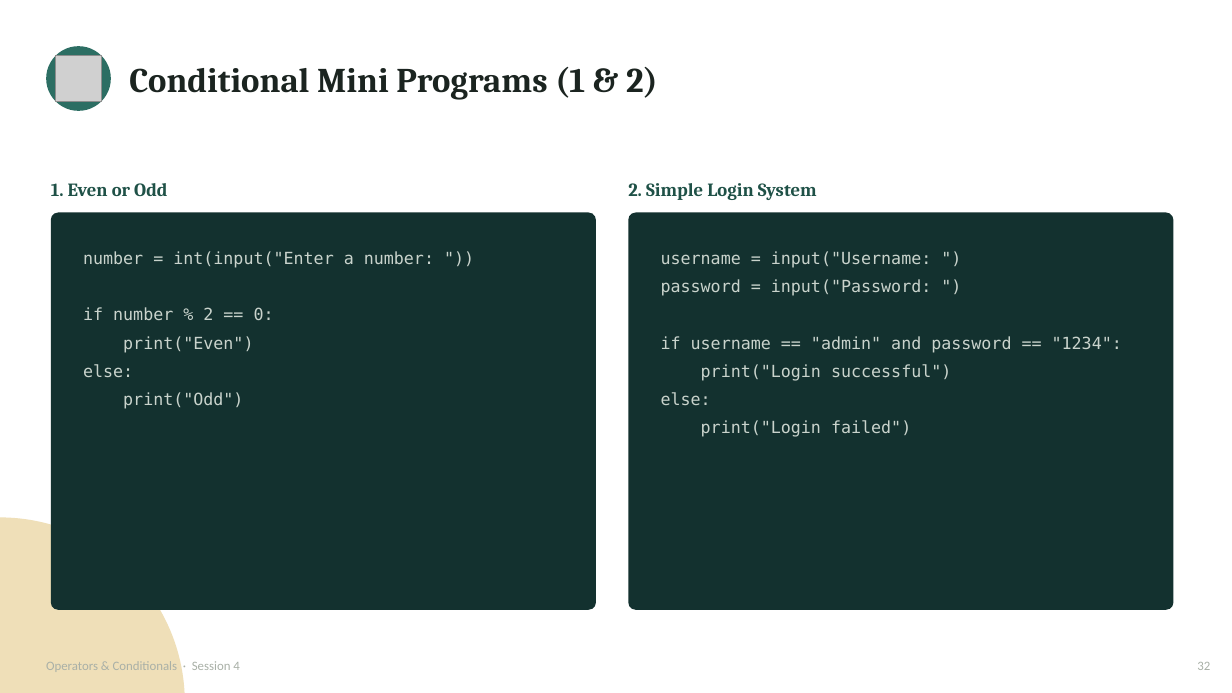
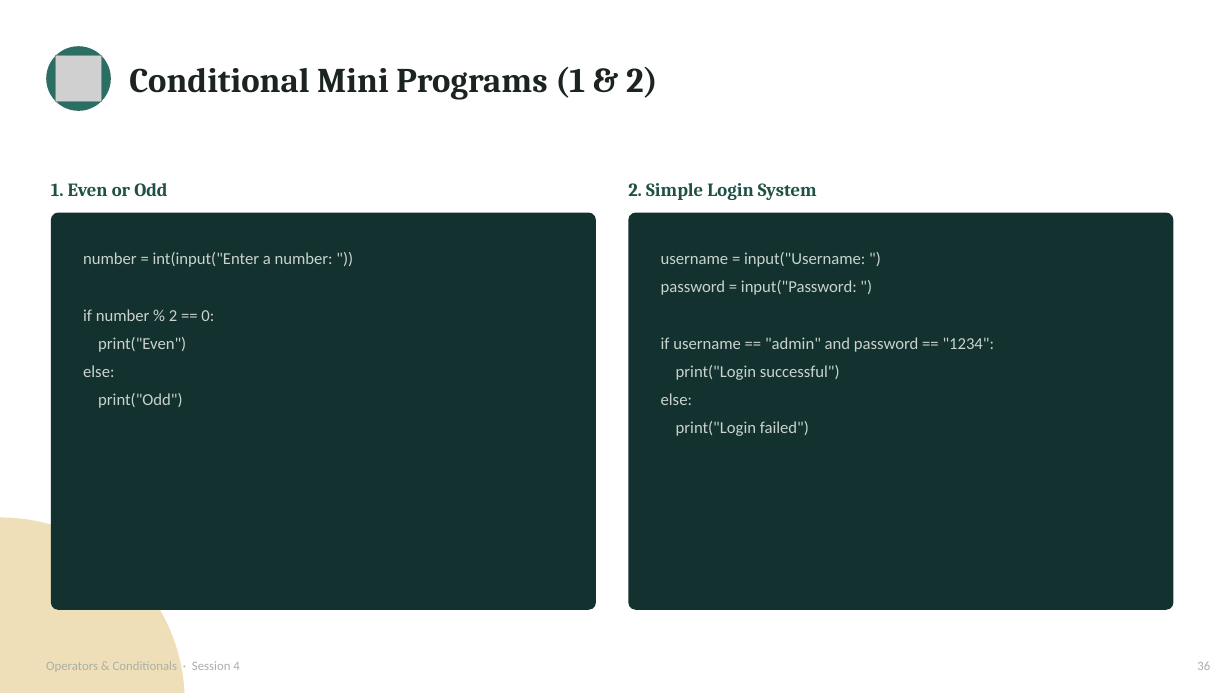
Before and after one commit to waseem-development/ai-ml-course, a slide deck: slide 36 of slides/3_session4_operators_conditionals.pptx (slide 32 before the commit). Drawn at 1232x693 pixels with LibreOffice and Linux fonts; fonts in the diff are those of the drawing; grey boxes stand for pictures. Boxes give left, top, right and bottom in pixels: in the first picture for what was removed or moved away, otherwise in the second. Text is boxed around its words. In the diff, an @@ line names an element or a change of style, - is before the commit and + after.

```diff
--- a/slides/3_session4_operators_conditionals.pptx
+++ b/slides/3_session4_operators_conditionals.pptx
@@ text "number = int(input("Enter a number: ..." at [83,252,333,408]: font DejaVu Sans Mono to Calibri @@
@@ text "username = input("Username: ")" at [661,252,995,436]: font DejaVu Sans Mono to Calibri @@
@@ text at [1197,661,1210,670]: text changed @@
-32
+36
```
Also in this commit, not shown: 41 other slides changed, 7 slides added, 5 other files.
